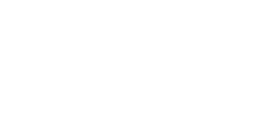
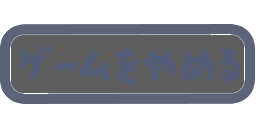
The second 256×128 image is a revision of the first. Changes to its layers:
renamed "ゲームをやめる" to "ゲームをやめる 暗", showed it, painted on it over 18, 45, 241, 85
renamed "上 水色" to "一体 灰色 半透明", showed it, opacity 100% → 70%, painted on it over 10, 34, 245, 94
